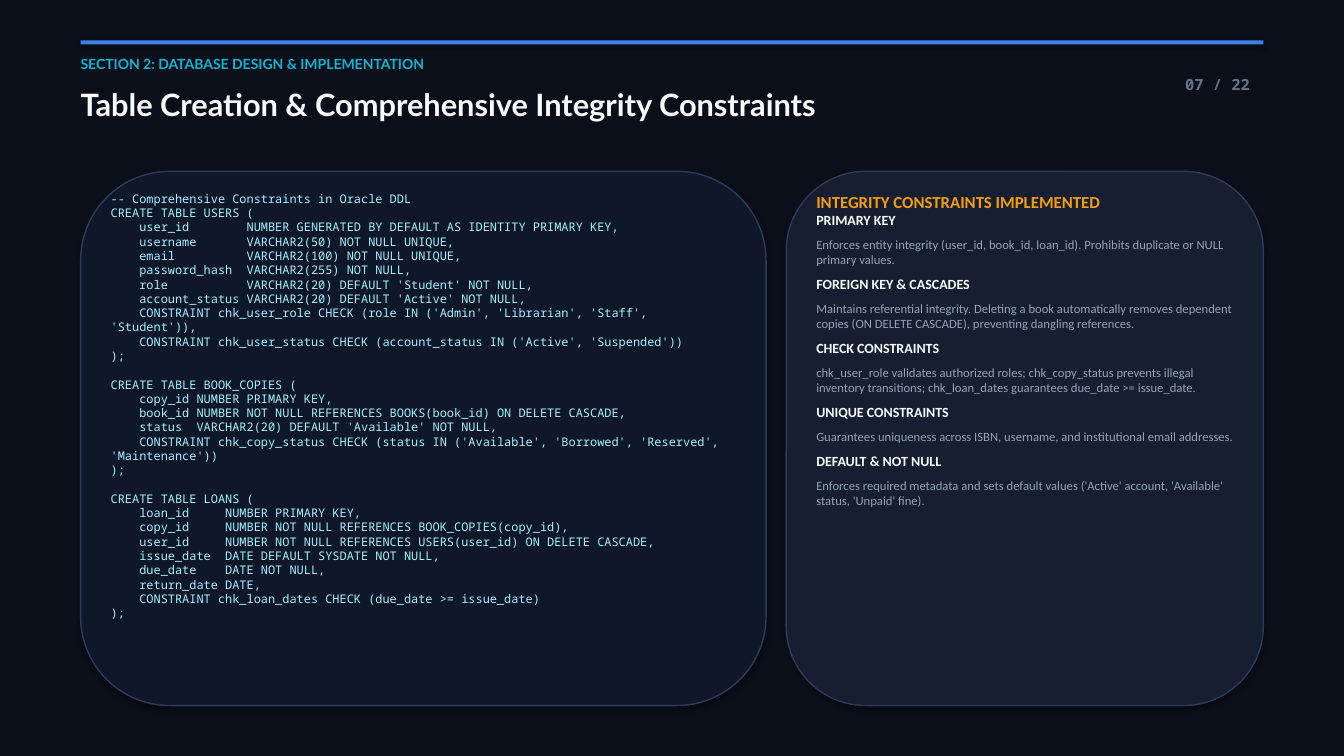
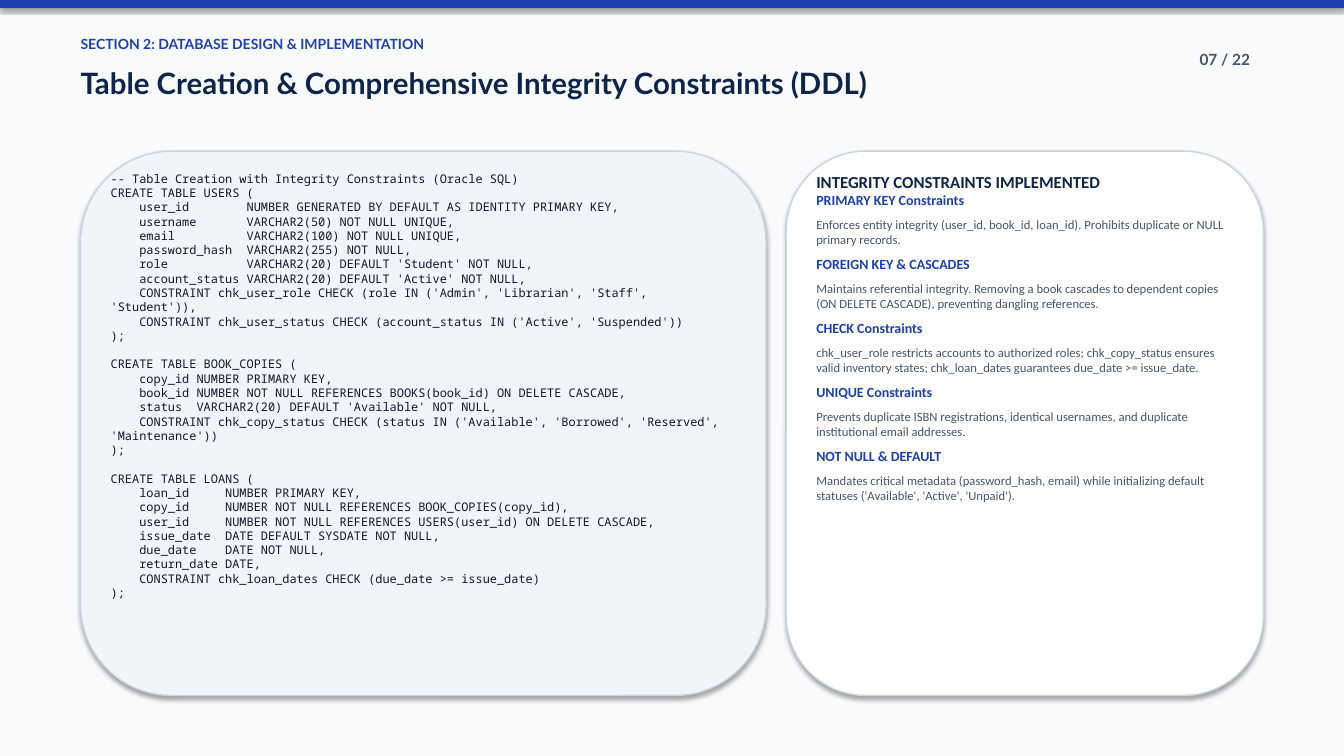
Before and after one commit to Karthi16-png/LIBRARAY-MANAGEMENT-SYSTEM, a slide deck: slide 7 of VITCC_Library_Management_System_Presentation.pptx. Drawn at 1344x756 pixels with LibreOffice and Linux fonts; fonts in the diff are those of the drawing. Boxes give left, top, right and bottom in pixels: in the first picture for what was removed or moved away, otherwise in the second. Text is boxed around its words. In the diff, an @@ line names an element or a change of style, - is before the commit and + after.

Commit message:
style: redesign presentation with clean professional college student academic styling

```diff
--- a/VITCC_Library_Management_System_Presentation.pptx
+++ b/VITCC_Library_Management_System_Presentation.pptx
@@ rectangle at bbox=[0, 0, 1344, 756]: fill #0B0F19 to #F8FAFC @@
@@ rectangle: place and size @@
-rectangle at bbox=[81, 40, 1263, 44]
+rectangle at bbox=[0, 0, 1344, 8]
@@ rectangle at bbox=[0, 0, 1344, 8]: fill #3B82F6 to #1E40AF @@
@@ text "SECTION 2: DATABASE DESIGN & ...": place and size @@
-text "SECTION 2: DATABASE DESIGN & ..." at bbox=[81, 59, 424, 69]
+text "SECTION 2: DATABASE DESIGN & ..." at bbox=[81, 38, 424, 49]
@@ text "SECTION 2: DATABASE DESIGN & ..." at bbox=[81, 38, 424, 49]: text colour #06B6D4 to #1E40AF @@
@@ text "07 / 22": place and size @@
-text "07 / 22" at bbox=[1185, 79, 1250, 90]
+text "07 / 22" at bbox=[1200, 54, 1250, 65]
@@ text "07 / 22" at bbox=[1200, 54, 1250, 65]: font Noto Sans Mono to Lato, text colour #64748B to #475569 @@
@@ text at bbox=[81, 71, 867, 100]: text changed; size 22 to 21 pt; text colour #F8FAFC to #0F2547 @@
-Table Creation & Comprehensive Integrity Constraints
+Table Creation & Comprehensive Integrity Constraints (DDL)
@@ rounded rectangle: place and size @@
-rounded rectangle at bbox=[81, 171, 766, 706]
+rounded rectangle at bbox=[81, 151, 766, 696]
@@ rounded rectangle at bbox=[81, 151, 766, 696]: fill #0F172A to #F1F5F9; outline #2D3C5A 1 pt to #CBD5E1 1 pt @@
@@ text at bbox=[111, 174, 719, 585]: text changed; text colour #A5F3FC to #0F172A @@
--- Comprehensive Constraints in Oracle DDL
-CREATE TABLE USERS (
-user_id NUMBER GENERATED BY DEFAULT AS IDENTITY PRIMARY KEY,
-username VARCHAR2(50) NOT NULL UNIQUE,
-email VARCHAR2(100) NOT NULL UNIQUE,
-password_hash VARCHAR2(255) NOT NULL,
-role VARCHAR2(20) DEFAULT 'Student' NOT NULL,
-account_status VARCHAR2(20) DEFAULT 'Active' NOT NULL,
-CONSTRAINT chk_user_role CHECK (role IN ('Admin', 'Librarian', 'Staff', 'Student')),
-CONSTRAINT chk_user_status CHECK (account_status IN ('Active', 'Suspended'))
-);
-CREATE TABLE BOOK_COPIES (
-copy_id NUMBER PRIMARY KEY,
-book_id NUMBER NOT NULL REFERENCES BOOKS(book_id) ON DELETE CASCADE,
-status VARCHAR2(20) DEFAULT 'Available' NOT NULL,
-CONSTRAINT chk_copy_status CHECK (status IN ('Available', 'Borrowed', 'Reserved', 'Maintenance'))
-);
-CREATE TABLE LOANS (
-loan_id NUMBER PRIMARY KEY,
-copy_id NUMBER NOT NULL REFERENCES BOOK_COPIES(copy_id),
-user_id NUMBER NOT NULL REFERENCES USERS(user_id) ON DELETE CASCADE,
-issue_date DATE DEFAULT SYSDATE NOT NULL,
-due_date DATE NOT NULL,
-return_date DATE,
-CONSTRAINT chk_loan_dates CHECK (due_date >= issue_date)
-);
+-- Table Creation with Integrity Constraints (Oracle SQL)
+CREATE TABLE USERS (
+user_id NUMBER GENERATED BY DEFAULT AS IDENTITY PRIMARY KEY,
+username VARCHAR2(50) NOT NULL UNIQUE,
+email VARCHAR2(100) NOT NULL UNIQUE,
+password_hash VARCHAR2(255) NOT NULL,
+role VARCHAR2(20) DEFAULT 'Student' NOT NULL,
+account_status VARCHAR2(20) DEFAULT 'Active' NOT NULL,
+CONSTRAINT chk_user_role CHECK (role IN ('Admin', 'Librarian', 'Staff', 'Student')),
+CONSTRAINT chk_user_status CHECK (account_status IN ('Active', 'Suspended'))
+);
+CREATE TABLE BOOK_COPIES (
+copy_id NUMBER PRIMARY KEY,
+book_id NUMBER NOT NULL REFERENCES BOOKS(book_id) ON DELETE CASCADE,
+status VARCHAR2(20) DEFAULT 'Available' NOT NULL,
+CONSTRAINT chk_copy_status CHECK (status IN ('Available', 'Borrowed', 'Reserved', 'Maintenance'))
+);
+CREATE TABLE LOANS (
+loan_id NUMBER PRIMARY KEY,
+copy_id NUMBER NOT NULL REFERENCES BOOK_COPIES(copy_id),
+user_id NUMBER NOT NULL REFERENCES USERS(user_id) ON DELETE CASCADE,
+issue_date DATE DEFAULT SYSDATE NOT NULL,
+due_date DATE NOT NULL,
+return_date DATE,
+CONSTRAINT chk_loan_dates CHECK (due_date >= issue_date)
+);
@@ rounded rectangle: place and size @@
-rounded rectangle at bbox=[786, 171, 1263, 706]
+rounded rectangle at bbox=[786, 151, 1263, 696]
@@ rounded rectangle at bbox=[786, 151, 1263, 696]: fill #161E31 to #FFFFFF; outline #2D3C5A 1 pt to #CBD5E1 1 pt @@
@@ text "INTEGRITY CONSTRAINTS IMPLEMENTED": place and size @@
-text "INTEGRITY CONSTRAINTS IMPLEMENTED" at bbox=[816, 197, 1233, 507]
+text "INTEGRITY CONSTRAINTS IMPLEMENTED" at bbox=[816, 177, 1224, 502]
@@ text at bbox=[816, 177, 1100, 188]: text colour #F59E0B to #0F2547 in "INTEGRITY CONSTRAINTS IMPLEMENTED" @@
@@ text at bbox=[816, 195, 1224, 502]: text changed; text colour #94A3B8 to #475569 @@
-PRIMARY KEY
-Enforces entity integrity (user_id, book_id, loan_id). Prohibits duplicate or NULL primary values.
-FOREIGN KEY & CASCADES
-Maintains referential integrity. Deleting a book automatically removes dependent copies (ON DELETE CASCADE), preventing dangling references.
-CHECK CONSTRAINTS
-chk_user_role validates authorized roles; chk_copy_status prevents illegal inventory transitions; chk_loan_dates guarantees due_date >= issue_date.
-UNIQUE CONSTRAINTS
-Guarantees uniqueness across ISBN, username, and institutional email addresses.
-DEFAULT & NOT NULL
-Enforces required metadata and sets default values ('Active' account, 'Available' status, 'Unpaid' fine).
+PRIMARY KEY Constraints
+Enforces entity integrity (user_id, book_id, loan_id). Prohibits duplicate or NULL primary records.
+FOREIGN KEY & CASCADES
+Maintains referential integrity. Removing a book cascades to dependent copies (ON DELETE CASCADE), preventing dangling references.
+CHECK Constraints
+chk_user_role restricts accounts to authorized roles; chk_copy_status ensures valid inventory states; chk_loan_dates guarantees due_date >= issue_date.
+UNIQUE Constraints
+Prevents duplicate ISBN registrations, identical usernames, and duplicate institutional email addresses.
+NOT NULL & DEFAULT
+Mandates critical metadata (password_hash, email) while initializing default statuses ('Available', 'Active', 'Unpaid').
```
Also in this commit, not shown: 21 other slides changed, 1 other file.
